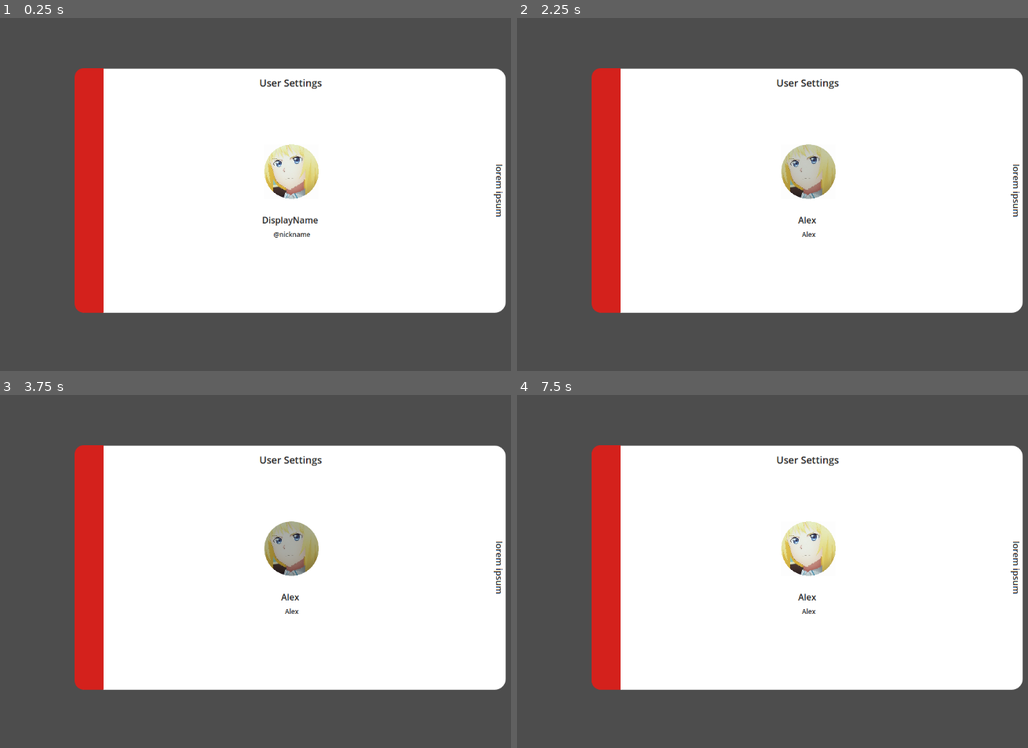
Above: before the commit, frames 1-4 (two rows, left to right).
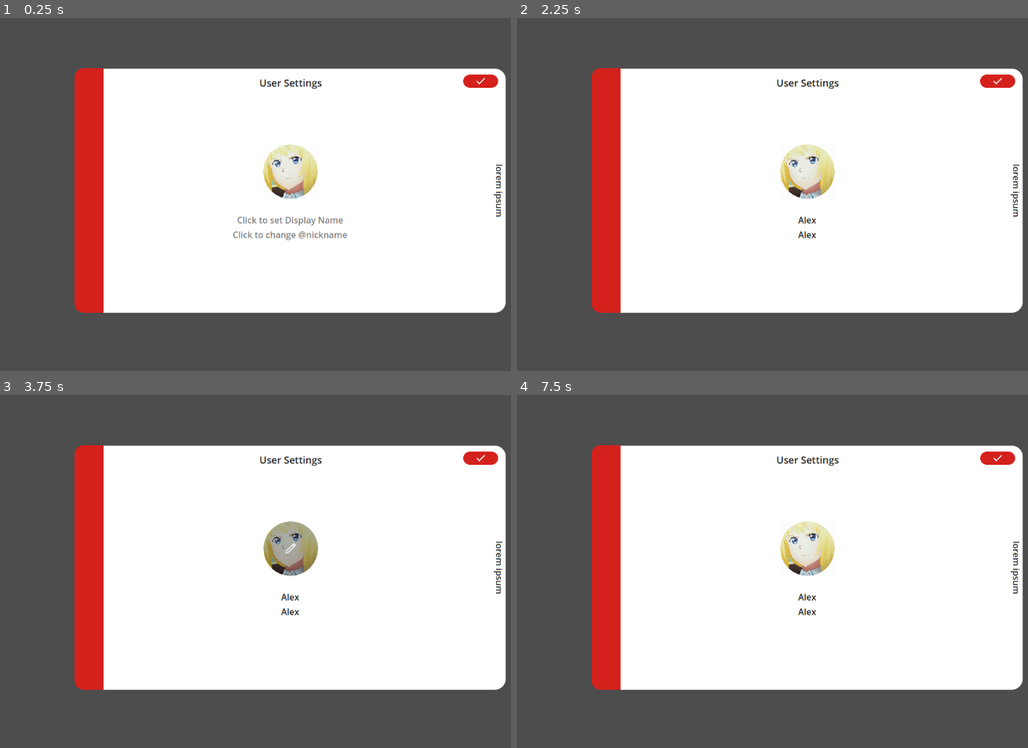
Above: after the commit, the same moments.

Repository: hayukimori/AugmaLink
Game: Godot game, scene res://resources/scenes/applications/user_register_screeen.tscn
Two runs of this game, one before a commit and one after it. Both use one fixed random seed, a clock stepped at 60 frames per second and the inputs below. This scene is started directly instead of the project's main scene.
Inputs (mouse positions are in pixels of both pictures, inside the frame that each line leads up to):
- Up to frame 1 (0.25 s): no input
- Up to frame 2 (2.25 s): click (808, 219) at 0.52 s; type "Alex" at 0.6 s; click (808, 233) at 0.75 s; type "Alex" at 0.83 s; click (808, 173) at 1.25 s; click (997, 81) at 2.02 s
- Up to frame 3 (3.75 s): click (480, 458) at 2.77 s; click (291, 550) at 3.5 s
- Up to frame 4 (7.5 s): click (808, 550) at 4.25 s; click (997, 458) at 5.02 s; tap Enter at 5.75, 7.25 s; move the mouse to (777, 642) at 5.77 s; click (777, 642) at 5.92 s; tap Space at 6.5 s; move the mouse to (997, 624) at 6.52 s; click (997, 624) at 6.67 s; move the mouse to (619, 518) at 7.27 s; click (619, 518) at 7.42 s

The runs differ from the first frame. In frame 1, 1.2% of the frame differs, in the area x 45-98%, y 16-64%; in frame 2, 1.5%, in the area x 51-98%, y 16-63%; in frame 3, 0.6%; in frame 4, 0.7%.

Commit message:
updated: user register/settings screen

Diff:
--- /dev/null
+++ b/autoloads/UserSettingsManager.gd
@@ -0,0 +1,11 @@
+extends Node
+
+
+# Called when the node enters the scene tree for the first time.
+func _ready() -> void:
+	pass # Replace with function body.
+
+
+# Called every frame. 'delta' is the elapsed time since the previous frame.
+func _process(delta: float) -> void:
+	pass
--- a/resources/scenes/applications/user_register_screeen.tscn
+++ b/resources/scenes/applications/user_register_screeen.tscn
@@ -3,6 +3,9 @@
 [ext_resource type="Script" path="res://resources/scripts/user_settings_application/user_register_screeen.gd" id="1_o4rll"]
 [ext_resource type="Script" path="res://addons/TextureRectRounded/TextureRectRounded.gd" id="1_p61tx"]
 [ext_resource type="Texture2D" uid="uid://q73ys8p2o8ec" path="res://assets/textures/temp_user_image.jpg" id="2_g3t7t"]
+[ext_resource type="Texture2D" uid="uid://b34myubl0vp6b" path="res://assets/textures/icons/edit_google.png" id="4_s0ybp"]
+[ext_resource type="Theme" uid="uid://bigfivinarnf0" path="res://resources/themes/user_settings_basic.tres" id="5_g6rai"]
+[ext_resource type="Texture2D" uid="uid://dhtnnamctm1gx" path="res://assets/textures/icons/check_google.png" id="6_6lo2u"]
 
 [sub_resource type="StyleBoxFlat" id="StyleBoxFlat_nkdug"]
 bg_color = Color(1, 1, 1, 1)
@@ -42,18 +45,6 @@
 [sub_resource type="LabelSettings" id="LabelSettings_yjeh2"]
 font = SubResource("SystemFont_p7db7")
 font_color = Color(0.145266, 0.145266, 0.145266, 1)
-
-[sub_resource type="SystemFont" id="SystemFont_uyhrs"]
-font_names = PackedStringArray("Cantarell")
-
-[sub_resource type="StyleBoxFlat" id="StyleBoxFlat_82jyp"]
-bg_color = Color(1, 1, 1, 0)
-
-[sub_resource type="SystemFont" id="SystemFont_nom7k"]
-font_names = PackedStringArray("Cantarell")
-
-[sub_resource type="StyleBoxFlat" id="StyleBoxFlat_1b0id"]
-bg_color = Color(0.6, 0.6, 0.6, 0)
 
 [sub_resource type="StyleBoxFlat" id="StyleBoxFlat_o6rh1"]
 bg_color = Color(0.831373, 0.129412, 0.109804, 1)
@@ -66,6 +57,13 @@
 corner_radius_top_left = 16
 corner_radius_bottom_left = 16
 
+[sub_resource type="StyleBoxFlat" id="StyleBoxFlat_m8pbg"]
+bg_color = Color(0.831373, 0.129412, 0.109804, 1)
+corner_radius_top_left = 100
+corner_radius_top_right = 100
+corner_radius_bottom_right = 100
+corner_radius_bottom_left = 100
+
 [node name="UserRegisterScreen" type="Control"]
 layout_mode = 3
 anchor_left = 0.157
@@ -105,9 +103,9 @@
 [node name="UserPictureTextureRounded" type="Panel" parent="."]
 clip_children = 1
 layout_mode = 0
-offset_left = 347.0
+offset_left = 345.0
 offset_top = 140.0
-offset_right = 447.0
+offset_right = 445.0
 offset_bottom = 240.0
 theme_override_styles/panel = SubResource("StyleBoxFlat_a4pje")
 script = ExtResource("1_p61tx")
@@ -122,17 +120,26 @@
 anchors_preset = 15
 anchor_right = 1.0
 anchor_bottom = 1.0
-offset_left = 347.0
+offset_left = 346.0
 offset_top = 140.0
-offset_right = -343.0
+offset_right = -344.0
 offset_bottom = -208.0
 grow_horizontal = 2
 grow_vertical = 2
+theme_override_colors/icon_normal_color = Color(0, 0, 0, 0)
+theme_override_colors/icon_focus_color = Color(1, 1, 1, 1)
+theme_override_colors/icon_pressed_color = Color(1, 1, 1, 1)
+theme_override_colors/icon_hover_color = Color(1, 1, 1, 1)
+theme_override_colors/icon_hover_pressed_color = Color(1, 1, 1, 1)
+theme_override_constants/icon_max_width = 25
 theme_override_styles/focus = SubResource("StyleBoxFlat_0uvg8")
 theme_override_styles/hover_pressed = SubResource("StyleBoxFlat_0uvg8")
 theme_override_styles/hover = SubResource("StyleBoxFlat_0uvg8")
 theme_override_styles/pressed = SubResource("StyleBoxFlat_0uvg8")
 theme_override_styles/normal = SubResource("StyleBoxFlat_jmiel")
+icon = ExtResource("4_s0ybp")
+icon_alignment = 1
+expand_icon = true
 
 [node name="UUIDLeftBarLabel" type="Label" parent="."]
 layout_mode = 1
@@ -162,11 +169,8 @@
 offset_right = 167.0
 offset_bottom = 294.0
 grow_horizontal = 2
-theme_override_colors/font_placeholder_color = Color(0.145098, 0.145098, 0.145098, 1)
-theme_override_colors/font_color = Color(0.145098, 0.145098, 0.145098, 1)
-theme_override_fonts/font = SubResource("SystemFont_uyhrs")
-theme_override_styles/normal = SubResource("StyleBoxFlat_82jyp")
-placeholder_text = "DisplayName"
+theme = ExtResource("5_g6rai")
+placeholder_text = "Click to set Display Name"
 alignment = 1
 
 [node name="NickNameLineEdit" type="LineEdit" parent="."]
@@ -174,17 +178,13 @@
 anchors_preset = 5
 anchor_left = 0.5
 anchor_right = 0.5
-offset_left = -164.0
+offset_left = -167.0
 offset_top = 290.0
-offset_right = 170.0
+offset_right = 167.0
 offset_bottom = 321.0
 grow_horizontal = 2
-theme_override_colors/font_placeholder_color = Color(0.145098, 0.145098, 0.145098, 1)
-theme_override_colors/font_color = Color(0.145098, 0.145098, 0.145098, 1)
-theme_override_fonts/font = SubResource("SystemFont_nom7k")
-theme_override_font_sizes/font_size = 12
-theme_override_styles/normal = SubResource("StyleBoxFlat_1b0id")
-placeholder_text = "@nickname"
+theme = ExtResource("5_g6rai")
+placeholder_text = "Click to change @nickname"
 alignment = 1
 
 [node name="AccentColorPicker" type="ColorPickerButton" parent="."]
@@ -205,4 +205,23 @@
 theme_override_styles/normal = SubResource("StyleBoxFlat_o6rh1")
 color = Color(0.831373, 0.129412, 0.109804, 1)
 
+[node name="DoneBtn" type="Button" parent="."]
+layout_mode = 1
+anchors_preset = 1
+anchor_left = 1.0
+anchor_right = 1.0
+offset_left = -78.0
+offset_top = 12.0
+offset_right = -14.0
+offset_bottom = 36.0
+grow_horizontal = 0
+theme_override_styles/focus = SubResource("StyleBoxFlat_m8pbg")
+theme_override_styles/hover = SubResource("StyleBoxFlat_m8pbg")
+theme_override_styles/pressed = SubResource("StyleBoxFlat_m8pbg")
+theme_override_styles/normal = SubResource("StyleBoxFlat_m8pbg")
+icon = ExtResource("6_6lo2u")
+icon_alignment = 1
+expand_icon = true
+
 [connection signal="color_changed" from="AccentColorPicker" to="." method="_on_accent_color_picker_color_changed"]
+[connection signal="pressed" from="DoneBtn" to="." method="_on_done_btn_pressed"]
--- a/resources/scripts/user_settings_application/user_register_screeen.gd
+++ b/resources/scripts/user_settings_application/user_register_screeen.gd
@@ -1,6 +1,7 @@
 extends Control
 
 @onready var accent_color_picker: ColorPickerButton = $AccentColorPicker
+@onready var done_btn: Button = $DoneBtn
 
 
 func _ready() -> void:
@@ -13,6 +14,12 @@
 	var focus_stylebox: StyleBoxFlat = accent_color_picker.get_theme_stylebox("focus")
 	var pressed_stylebox: StyleBoxFlat = accent_color_picker.get_theme_stylebox("pressed")
 
+	var done_btn_normal_stylebox: StyleBoxFlat = done_btn.get_theme_stylebox("normal")
+	var done_btn_hover_stylebox: StyleBoxFlat = done_btn.get_theme_stylebox("hover")
+	var done_btn_focus_stylebox: StyleBoxFlat = done_btn.get_theme_stylebox("focus")
+	var done_btn_pressed_stylebox: StyleBoxFlat = done_btn.get_theme_stylebox("pressed")
+
+	# Accent color BTN
 	normal_stylebox.bg_color = color
 	normal_stylebox.border_color = color
 
@@ -24,3 +31,21 @@
 
 	pressed_stylebox.bg_color = color
 	pressed_stylebox.border_color = color
+
+
+	 # Done BTN
+	done_btn_normal_stylebox.bg_color = color
+	done_btn_normal_stylebox.border_color = color
+
+	done_btn_hover_stylebox.bg_color = color
+	done_btn_hover_stylebox.border_color = color
+
+	done_btn_focus_stylebox.bg_color = color
+	done_btn_focus_stylebox.border_color = color
+
+	done_btn_pressed_stylebox.bg_color = color
+	done_btn_pressed_stylebox.border_color = color
+
+
+func _on_done_btn_pressed() -> void:
+	pass
--- /dev/null
+++ b/resources/themes/user_settings_basic.tres
@@ -0,0 +1,13 @@
+[gd_resource type="Theme" load_steps=3 format=3 uid="uid://bigfivinarnf0"]
+
+[sub_resource type="SystemFont" id="SystemFont_uyhrs"]
+font_names = PackedStringArray("Cantarell")
+
+[sub_resource type="StyleBoxFlat" id="StyleBoxFlat_82jyp"]
+bg_color = Color(1, 1, 1, 0)
+
+[resource]
+LineEdit/colors/font_color = Color(0.145098, 0.145098, 0.145098, 1)
+LineEdit/colors/font_placeholder_color = Color(0.211765, 0.211765, 0.211765, 0.635294)
+LineEdit/fonts/font = SubResource("SystemFont_uyhrs")
+LineEdit/styles/normal = SubResource("StyleBoxFlat_82jyp")
Binary file added: assets/textures/icons/check_google.png
Binary file added: assets/textures/icons/edit_google.png
